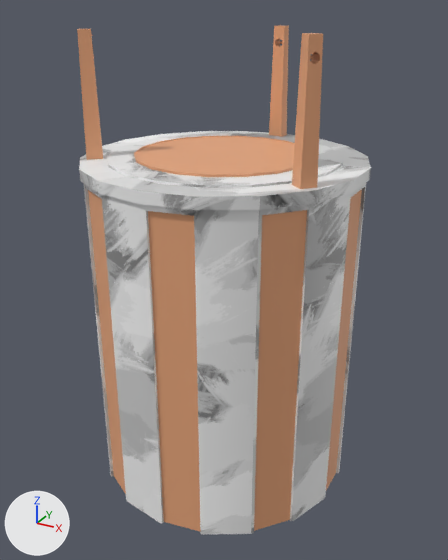
The FBX model Assets/Models/Environment/Pedestal_A.fbx as it was, and as the next commit left it.
Both versions are drawn from a 50 mm camera at (38.0, -69.3, 17.0) aimed at (0.3, -0.6, -17.3). Every picture has the same lights, and +X, +Y and +Z are marked at lower left. The older version comes first. Where no turn or scale is listed for an object, it has been applied to the vertices.
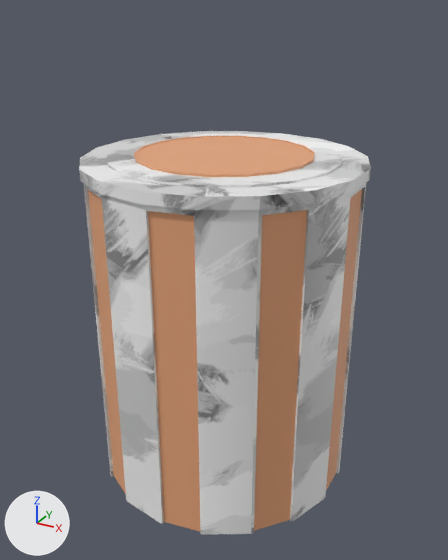
Boxes [x1, y1, x2, y2] around the edits, measured in the pictures (448 x 560 px):
'Cube.011', deleted: before [77, 25, 323, 189]
part 1 of me_cylinder_017, surface changed: [79, 131, 371, 197] in both

The change, as a diff of the scene's bpy script:
```diff
--- a/Assets/Models/Environment/Pedestal_A.fbx.py
+++ b/Assets/Models/Environment/Pedestal_A.fbx.py
@@ me_cylinder_017 @@
 me_cylinder_017.from_pydata(...)  # 270 vertices, 484 faces; spans x -18.1..18.1, y -18.4..18.4, z -46.2..0.1
 # used by ob_cylinder; location = (0.0, 0.0, 0.0)
+# me_cylinder_017 part 1: 162 kept faces spanning x -18.1..18.1, y -18.4..18.4, z -2.7..-0.2 get new texture (UV) coordinates
 me_cylinder_017.materials.append(mat_foundationmat2)
@@ ob_cube_011 @@
-ob_cube_011 = bpy.data.objects.new('Cube.011', me_cube_091)
-ob_cube_011.location = (0.0, 16.5, -0.5)
```
